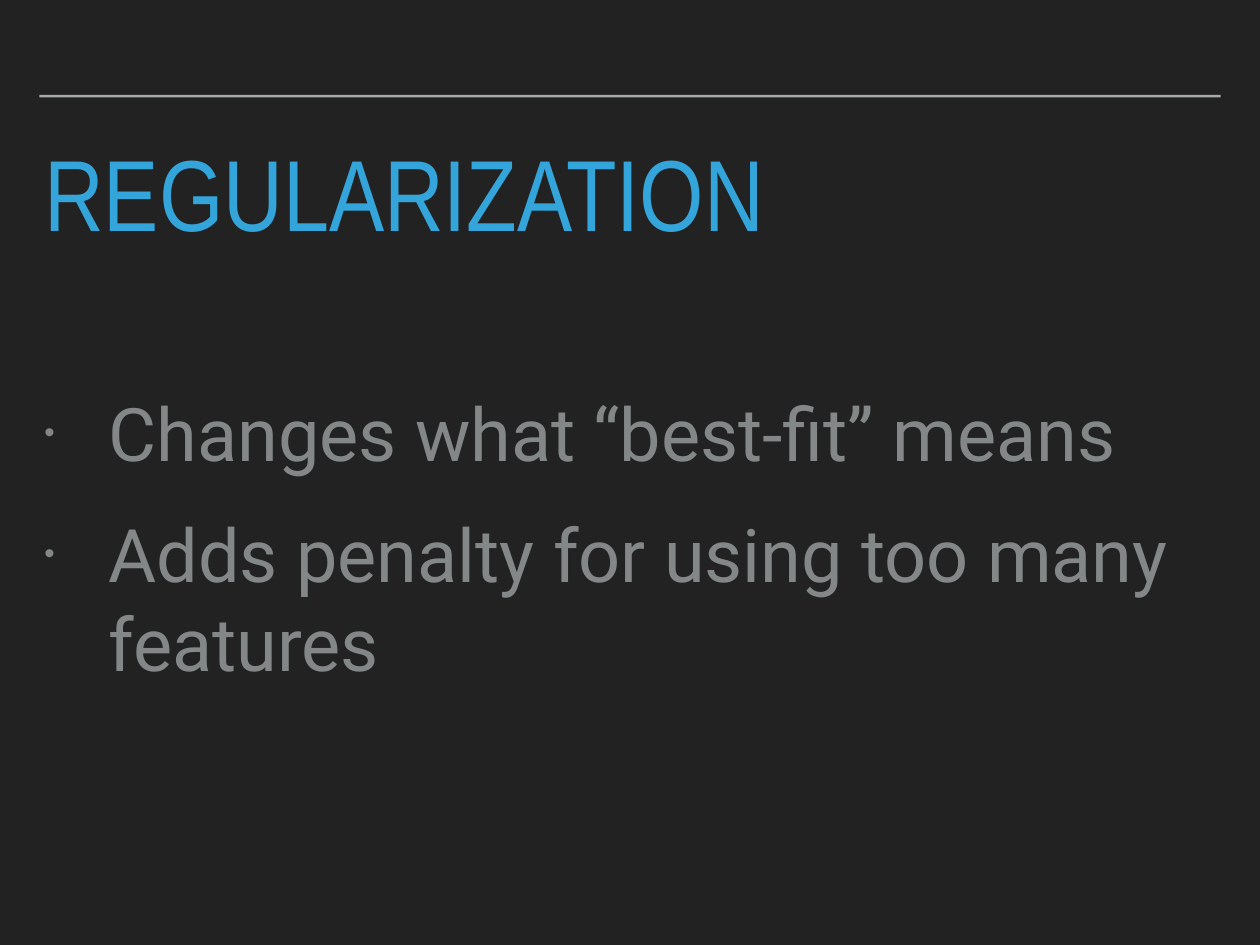
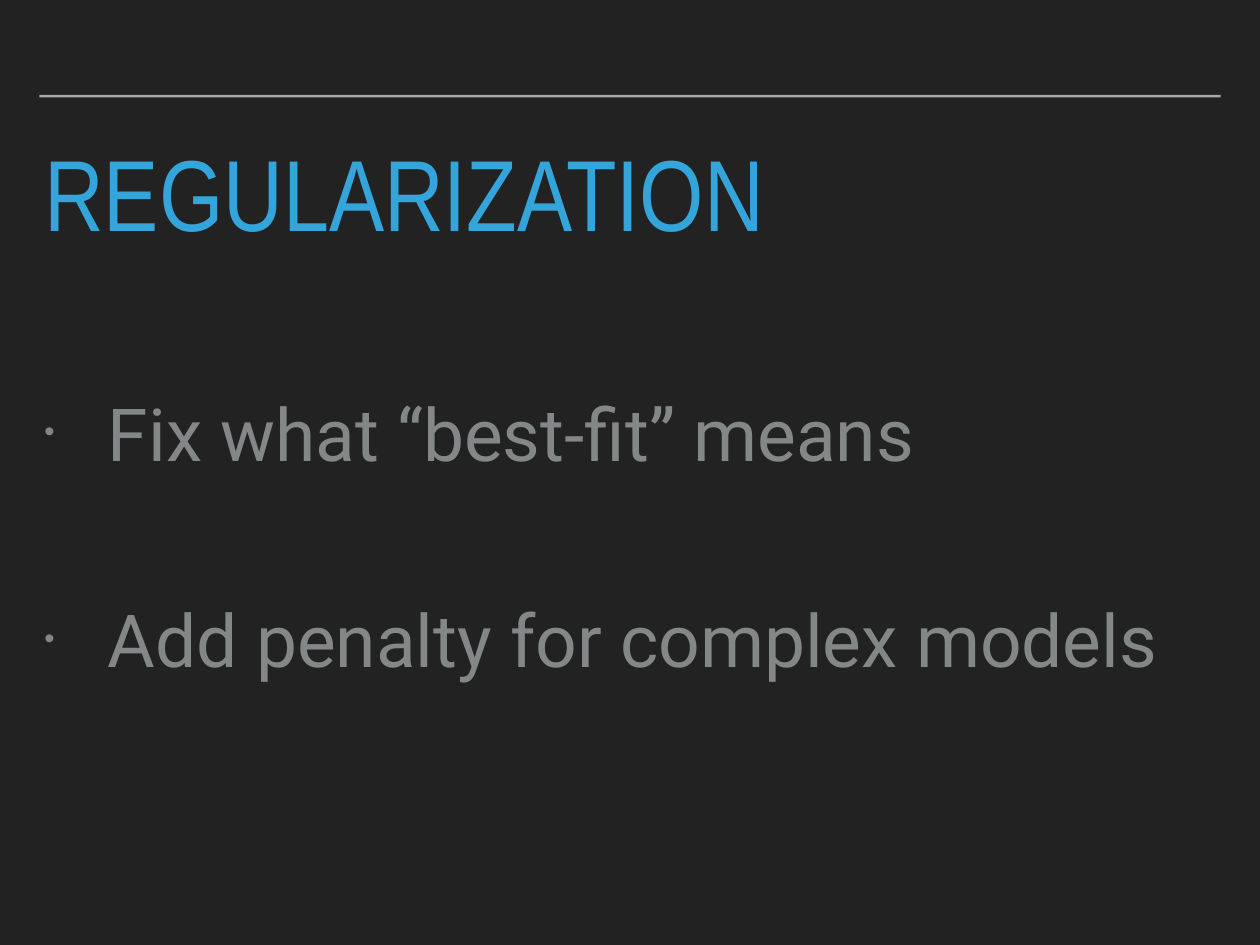
Before and after one commit to patricks1/noble-machine-learning, a slide deck: slide 16 of Session3/Session3_Slides.pptx (slide 5 before the commit). Drawn at 1260x945 pixels with LibreOffice and Linux fonts; fonts in the diff are those of the drawing. Boxes give left, top, right and bottom in pixels: in the first picture for what was removed or moved away, otherwise in the second. Text is boxed around its words. In the diff, an @@ line names an element or a change of style, - is before the commit and + after.

```diff
--- a/Session3/Session3_Slides.pptx
+++ b/Session3/Session3_Slides.pptx
@@ text at (x1=108, y1=405, x2=1157, y2=683): text changed; size 60 to 59.4 pt @@
-• Changes what “best-fit” means
-• Adds penalty for using too many features
+• Fix what “best-fit” means
+• Add penalty for complex models
```
Also in this commit, not shown: 3 other slides changed, 25 slides added, 38 slides removed, 4 other files.
